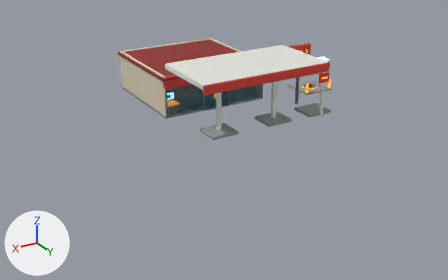
One commit to the glTF model public/models/station.glb: the scene before it, then after it.
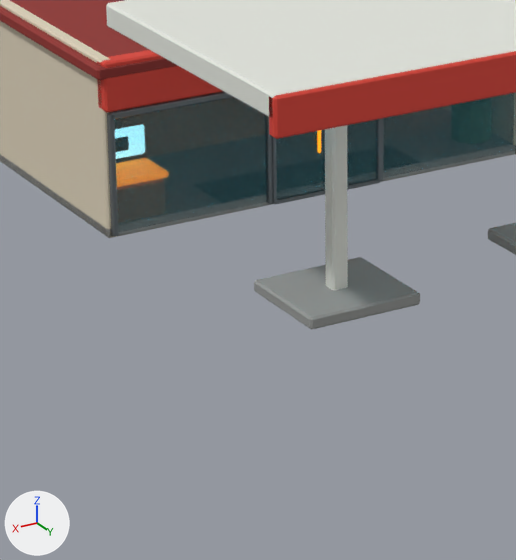
The first picture shows the older version from a camera (50 mm lens) standing at (25.1, 45.8, 18.5) and looking at (2.2, 7.5, -0.7). The close-ups show the older and then the newer version on the part from 31% to 58% of the width and 22% to 69% of the height of that picture. Only the edits that show in the close-ups are written down. Every picture has the same lights, and +X, +Y and +Z are marked at lower left.

Names of what the first close-up shows: 'Canopy', 'CanopyPost.001', 'CanopyStripe', 'DoorLeftGlass', 'DoorRightGlass', 'EntranceGlassLeft', 'EntranceGlassRight', 'PumpIsland.001', 'RedFascia', 'RightWall', 'Roof', 'ShopFloor' and 10 more.
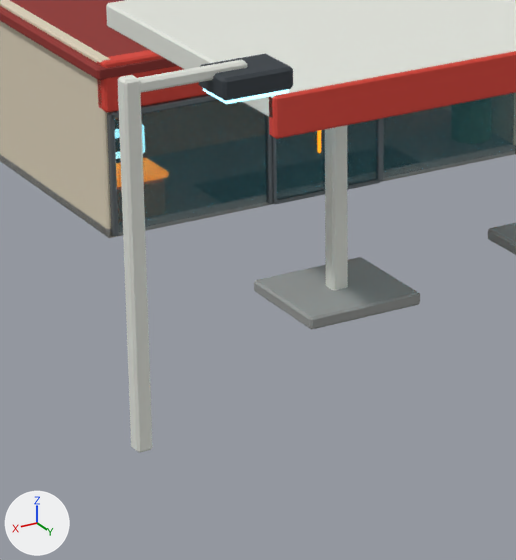
Pixel boxes [x1, y1, x2, y2] of what changed, in the close-ups (516 x 560 px):
'UpgradeLightMast.001', added: after [118, 75, 153, 453]
'UpgradeLightHead.001', added: after [199, 54, 293, 101]
'UpgradeLightArm.001', added: after [138, 60, 247, 93]
'UpgradeLightGlow.001', added: after [203, 88, 289, 104]

The edits, one by one:
Mesh me_cube_135_1 is new.
It has 24 vertices, 44 faces and spans x -0.14..0.14, y -0.14..0.14, z -3.1..3.1.
It uses material mat_paint_white (white #e5e7df).
Mesh me_cube_137_1 is new.
It has 24 vertices, 44 faces and spans x -0.62..0.62, y -0.44..0.44, z -0.18..0.18.
It uses material mat_charcoal (dark grey #353c42).
Mesh me_cube_138_1 is new.
It has 24 vertices, 44 faces and spans x -0.56..0.56, y -0.38..0.38, z -0.05..0.05.
It uses material mat_cold_light (cyan #a0eaf3, glowing cyan #9beaff).
Mesh me_cube_136_1 is new.
It has 24 vertices, 44 faces and spans x -1.0..1.0, y -0.1..0.1, z -0.1..0.1.
It uses material mat_paint_white (white #e5e7df).
Object 'UpgradeLightMast.001' (ob_upgradelightmast_001) is new; it shows me_cube_135_1.
Its location is (8.4, 11.2, 3.1).
Object 'UpgradeLightHead.001' (ob_upgradelighthead_001) is new; it shows me_cube_137_1.
Its location is (6.4, 11.2, 5.88).
Object 'UpgradeLightGlow.001' (ob_upgradelightglow_001) is new; it shows me_cube_138_1.
Its location is (6.4, 11.2, 5.68).
Object 'UpgradeLightArm.001' (ob_upgradelightarm_001) is new; it shows me_cube_136_1.
Its location is (7.4, 11.2, 6.05).
